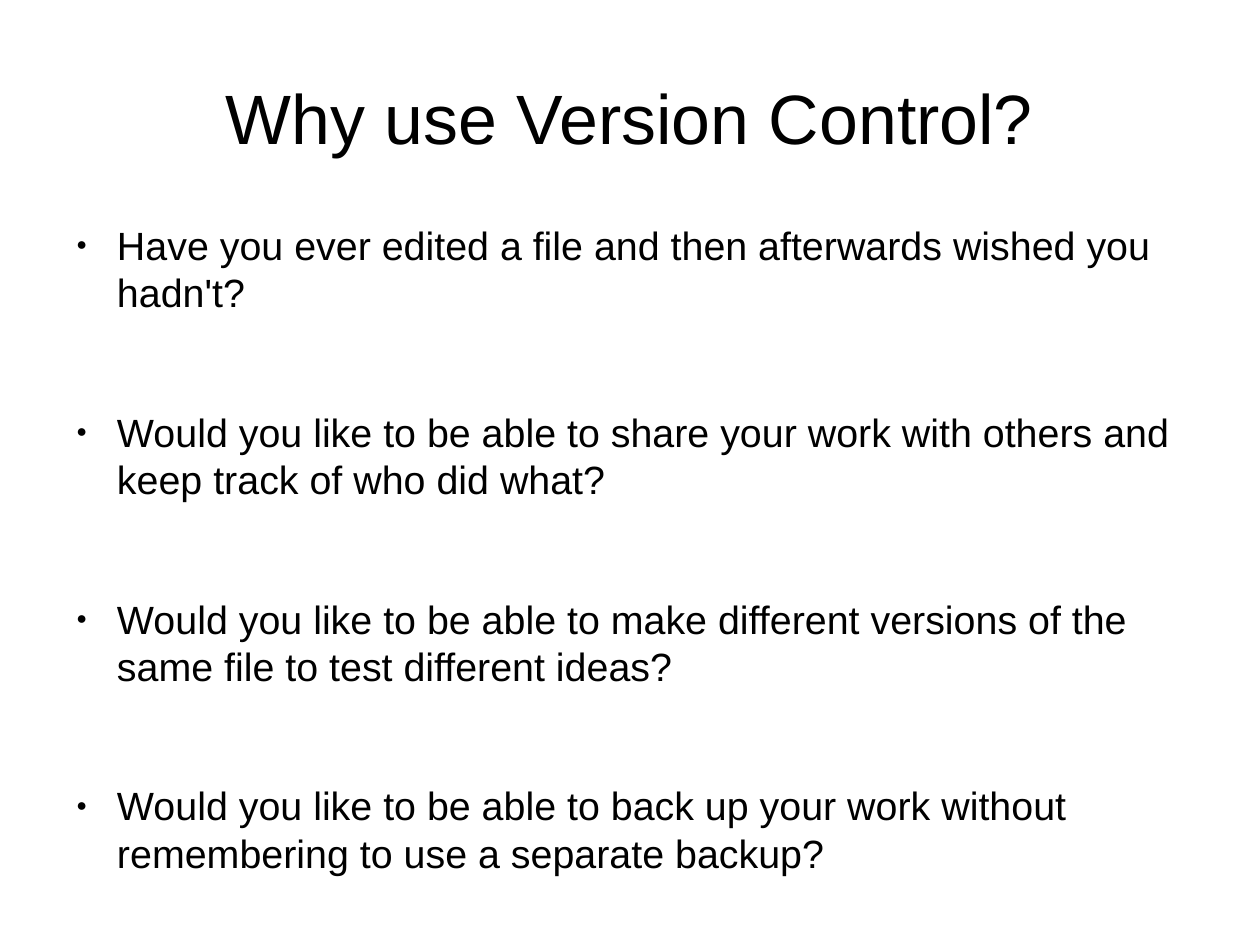
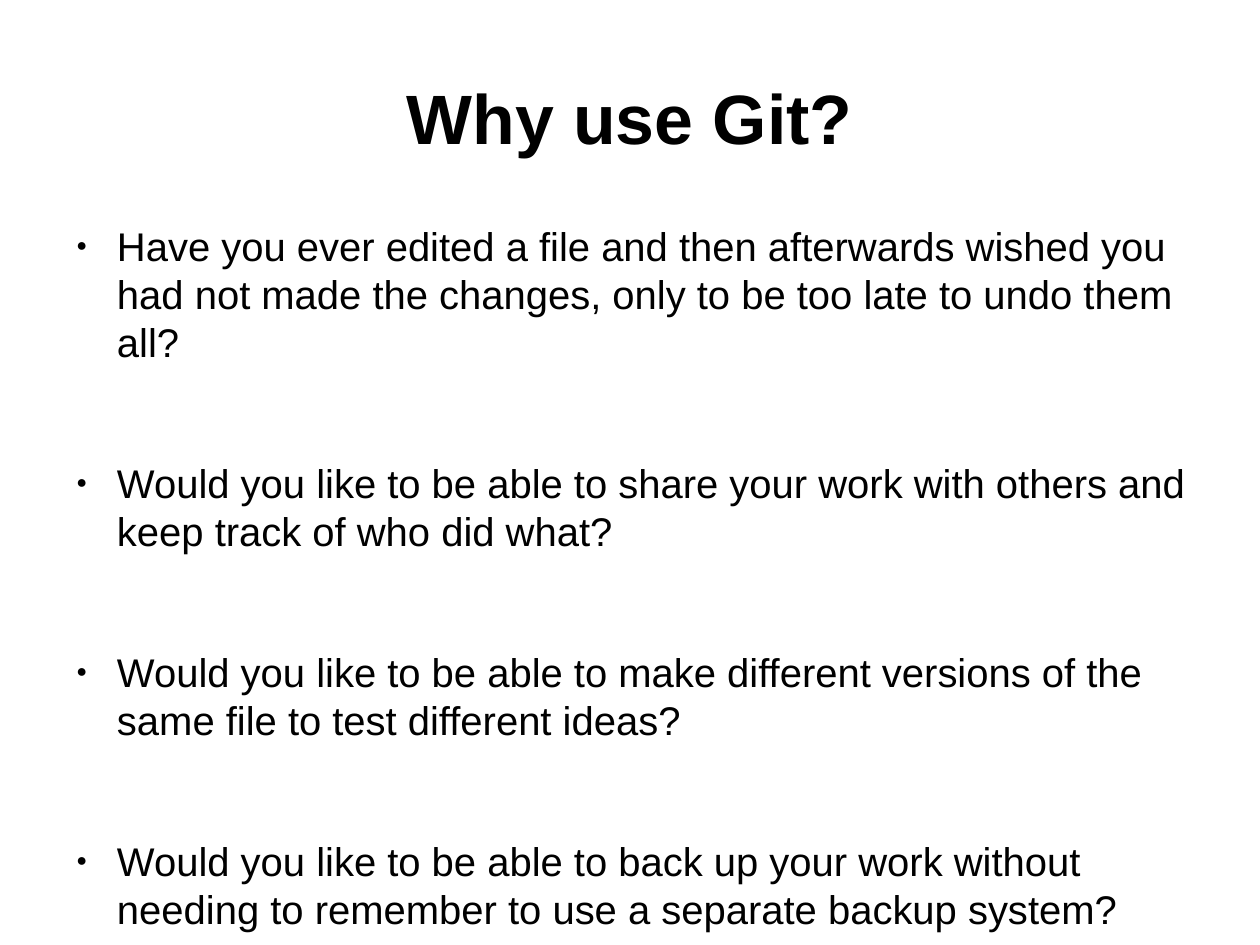
Before and after one commit to ifpingram/soslug, a slide deck: slide 2 of Understanding_Git_and_using_Github.odp. Drawn at 1260x945 pixels with LibreOffice and Linux fonts; fonts in the diff are those of the drawing. Boxes give left, top, right and bottom in pixels: in the first picture for what was removed or moved away, otherwise in the second. Text is boxed around its words. In the diff, an @@ line names an element or a change of style, - is before the commit and + after.

Commit message:
Added slides: Why use Git?,  What is Git?, Why is Distributed a good approach?

```diff
--- a/Understanding_Git_and_using_Github.odp
+++ b/Understanding_Git_and_using_Github.odp
@@ title at bbox=[407, 93, 853, 157]: text changed; bold on @@
-Why use Version Control?
+Why use Git?
@@ text at bbox=[117, 232, 1172, 358]: text changed; size 24.8 to 25.2 pt @@
-● Have you ever edited a file and then afterwards wished you hadn't?
+● Have you ever edited a file and then afterwards wished you had not made the changes, only to be too late to undo them all?
@@ text at bbox=[117, 469, 1185, 736]: size 24.8 to 25.2 pt in "Would you like to be able to ...", "Would you like to be able to ..." @@
@@ text at bbox=[117, 847, 1117, 932]: text changed; size 24.8 to 25.2 pt @@
-● Would you like to be able to back up your work without remembering to use a separate backup?
+● Would you like to be able to back up your work without needing to remember to use a separate backup system?
```
Also in this commit, not shown: 1 other slide changed, 2 slides added.
